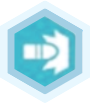
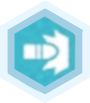
Before/after of a 90px x 103px layered artwork. What changed in the layer stack:
pixels changed over [8, 31, 83, 95] (layer not identified)